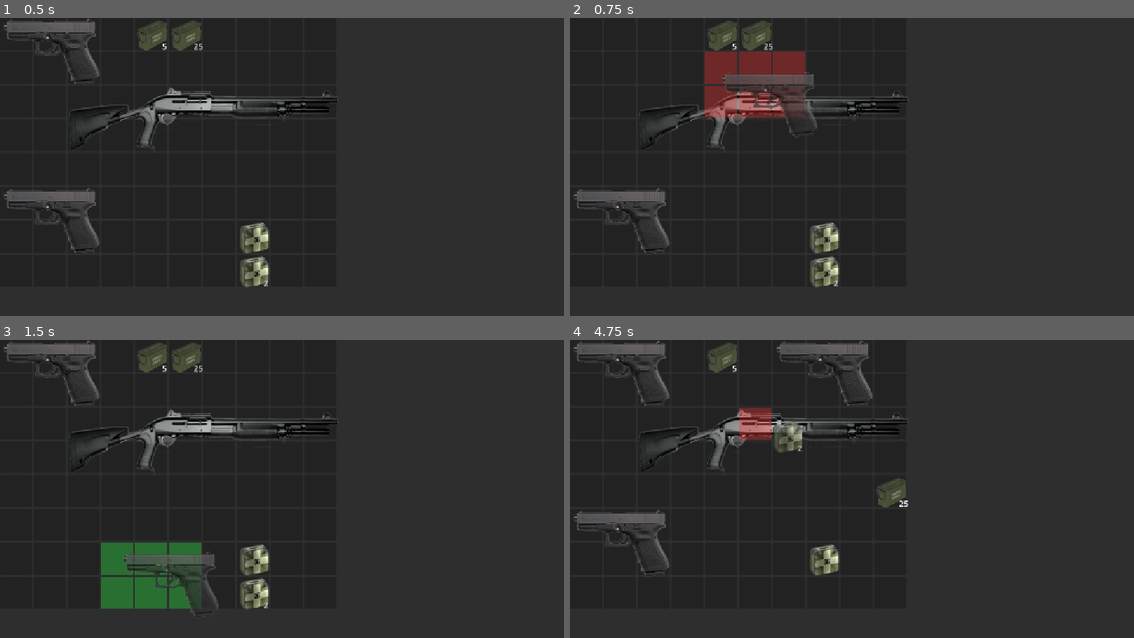
Above: before the commit, frames 1-4 (two rows, left to right).
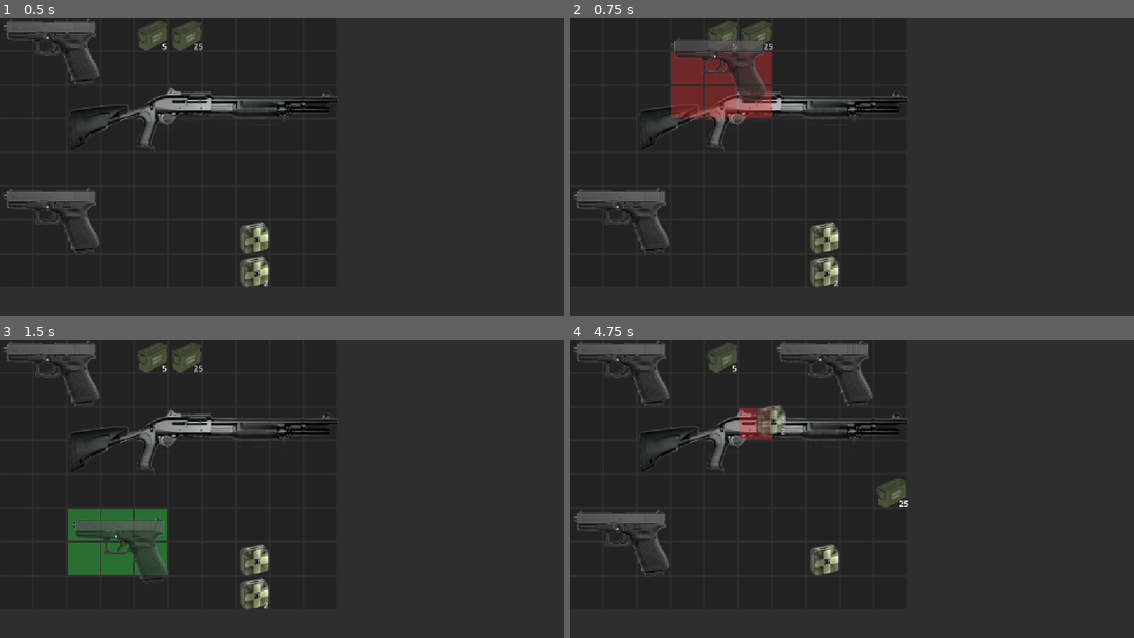
Above: after the commit, the same moments.

Repository: mmb5049/IGME590-Godot
Game: Godot game, scene res://Inventory System/UI/InventoryUI.tscn
The game is run twice, just before and just after one commit, with the same random seed, the same clock (stepped at 60 frames per second) and the same inputs.
Inputs (mouse positions are in pixels of both pictures, inside the frame that each line leads up to):
- Up to frame 1 (0.5 s): no input
- Up to frame 2 (0.75 s): tap Enter at 0.5 s; drag from (620, 50) to (914, 107) at 0.52 s
- Up to frame 3 (1.5 s): drag from (50, 542) to (259, 566) at 1.27 s
- Up to frame 4 (4.75 s): move the mouse to (773, 441) at 2.02 s; tap H at 2.1 s; click (773, 441) at 2.17 s; tap R at 2.3 s; tap Space at 2.75 s; drag from (722, 357) to (682, 453) at 2.77 s; drag from (756, 357) to (885, 500) at 3.52 s; drag from (823, 593) to (773, 420) at 4.27 s

Frame 1 is identical in both runs. In frame 2, 3.9% of the frame differs, in the area x 17-44%, y 6-41%; in frame 3, 5.4%, in the area x 12-39%, y 56-93%; in frame 4, 0.8%.

Commit message:
Update drag and drop

Diff:
--- a/new-game-project/Inventory System/UI/InventoryArea.gd
+++ b/new-game-project/Inventory System/UI/InventoryArea.gd
@@ -35,6 +35,8 @@
 	"res://Inventory System/UI/InventoryItem.tscn"
 )
 
+var active_drag_data: Dictionary = {}
+
 func _ready():
 	create_highlight_cells()
 	highlight_layer.mouse_filter = Control.MOUSE_FILTER_IGNORE
@@ -46,17 +48,25 @@
 		print("FALSE")
 		return false
 
+
+
 	var item: InventoryItem = data["item"]
 	if item == null or item.item_data == null or item.drag_preview == null:
 		print("FALSE")
 		return false
 
+
+	active_drag_data = data
+	# Get the click offset from the drag data dictionary
+	var click_offset: Vector2 = data.get("offset", Vector2.ZERO)
+
+	# Calculate grid position based on the top-left corner of the item box instead of the mouse tip
+	var item_top_left := at_position - click_offset + Vector2(34,32)
 	var grid_position := Vector2i(
-		floor(at_position.x / CELL_PITCH),
-		floor(at_position.y / CELL_PITCH)
+		floor(item_top_left.x / CELL_PITCH),
+		floor(item_top_left.y / CELL_PITCH)
 	)
 	current_highlight_grid_position = grid_position
-
 	# 1. Check if we are hovering over a valid stack target
 	var stack_target := get_item_at_cell(grid_position, item)
 	print(stack_target)
@@ -96,9 +106,14 @@
 	print("MOUSE POSITION: ", at_position)
 
 
+	# Get the click offset from the drag data dictionary
+	var click_offset: Vector2 = data.get("offset", Vector2.ZERO)
+
+	# Calculate final grid position based on the top-left corner of the item box
+	var item_top_left := at_position - click_offset + Vector2(34,32)
 	var grid_position := Vector2i(
-		floor(at_position.x / CELL_PITCH),
-		floor(at_position.y / CELL_PITCH)
+		floor(item_top_left.x / CELL_PITCH),
+		floor(item_top_left.y / CELL_PITCH)
 	)
 
 	var stack_target := get_item_at_cell(grid_position, item)
@@ -259,23 +274,30 @@
 	drop_successful = false
 
 
+
 func rotate_drag_preview():
 	var item := currently_dragged_item
-
 	if item == null:
 		return
 
 	var preview := item.drag_preview
-
 	if preview == null:
 		return
 
-	# Rotate the PREVIEW only.
+	# 1. Rotate the preview layout properties
 	var new_rotation: int = (preview.rotation_state + 1) % 4
-
 	preview.apply_rotation(new_rotation)
 
-	# Immediately update the highlight.
+	# 2. FIX: Access the active_drag_data DICTIONARY, not the item node
+	if active_drag_data.has("offset"):
+		var old_offset: Vector2 = active_drag_data["offset"]
+		var new_offset: Vector2 = preview.rotate_offset_90_degrees(old_offset)
+
+		# Update both the internal coordinate mapping and the visual placement
+		active_drag_data["offset"] = new_offset
+		preview.position = -new_offset
+
+	# 3. Immediately update the highlight grid
 	var valid := item_fits(
 		current_highlight_grid_position,
 		preview.current_grid_size,
@@ -287,6 +309,7 @@
 		preview.current_grid_size,
 		valid
 	)
+
 
 func _notification(what):
 	if what == NOTIFICATION_DRAG_END:
--- a/new-game-project/Inventory System/UI/InventoryItem.gd
+++ b/new-game-project/Inventory System/UI/InventoryItem.gd
@@ -68,6 +68,8 @@
 	if inventory.has_method("set_dragged_item"):
 		inventory.set_dragged_item(self)
 
+
+
 	var drag_data := {
 		"item": self,
 		"item_data": item_data,
@@ -76,7 +78,11 @@
 		"offset": at_position
 	}
 
-	# Create preview.
+	# 1. Create the empty parent container
+	var preview_container := Control.new()
+	preview_container.mouse_filter = Control.MOUSE_FILTER_IGNORE
+
+	# 2. Duplicate the item as the visual child
 	drag_preview = duplicate()
 
 	# Explicitly copy the current state of the real item.
@@ -84,14 +90,19 @@
 	drag_preview.current_grid_size = current_grid_size
 	drag_preview.quantity = quantity
 
+	# 3. Apply the negative offset to the CHILD node, NOT the container
+	drag_preview.position = -at_position
+
 	# Make sure the preview's visual matches that state.
 	drag_preview.update_visual()
-
 	drag_preview.update_count_label()
 	drag_preview.mouse_filter = Control.MOUSE_FILTER_IGNORE
 	drag_preview.modulate.a = 0.7
 
-	set_drag_preview(drag_preview)
+	# 4. Nest the child into the container and set the container as the preview
+	preview_container.add_child(drag_preview)
+	set_drag_preview(preview_container)
+
 	visible = false
 	return drag_data
 
@@ -133,3 +144,16 @@
 				inventory.show_item_context_menu(self)
 
 			accept_event()
+
+
+func rotate_offset_90_degrees(old_offset: Vector2) -> Vector2:
+	# Use item_data.grid_size here because the texture size is calculated from unrotated sizes
+	var half_size := Vector2(item_data.grid_size.x * CELL_SIZE, item_data.grid_size.y * CELL_SIZE) / 2.0
+	var local_centered := old_offset - half_size
+
+	# Clockwise 90-degree 2D rotation matrix math: (x, y) -> (-y, x)
+	var rotated_centered := Vector2(local_centered.y, local_centered.x)
+
+	# The new center changes because the grid dimensions swapped!
+	var new_half_size := Vector2(current_grid_size.x * CELL_SIZE, current_grid_size.y * CELL_SIZE) / 2.0
+	return rotated_centered + new_half_size
